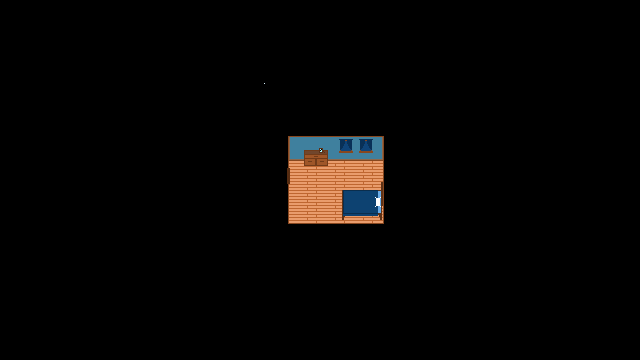
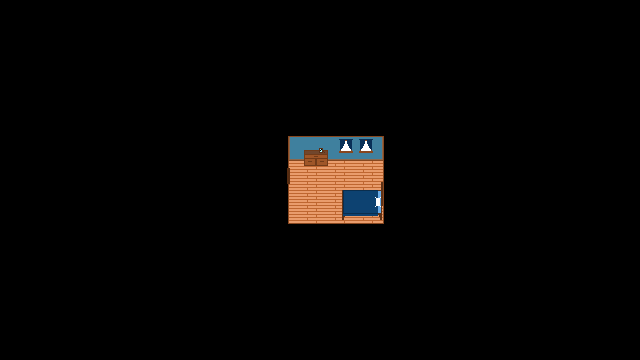
Layers edited between the first and the second 640×360 image:
painted on "Layer 2" over [341,141,371,151]
painted on "Layer 1" over [264,83,371,151]
hid "Background", painted on it over [264,83,371,151]
